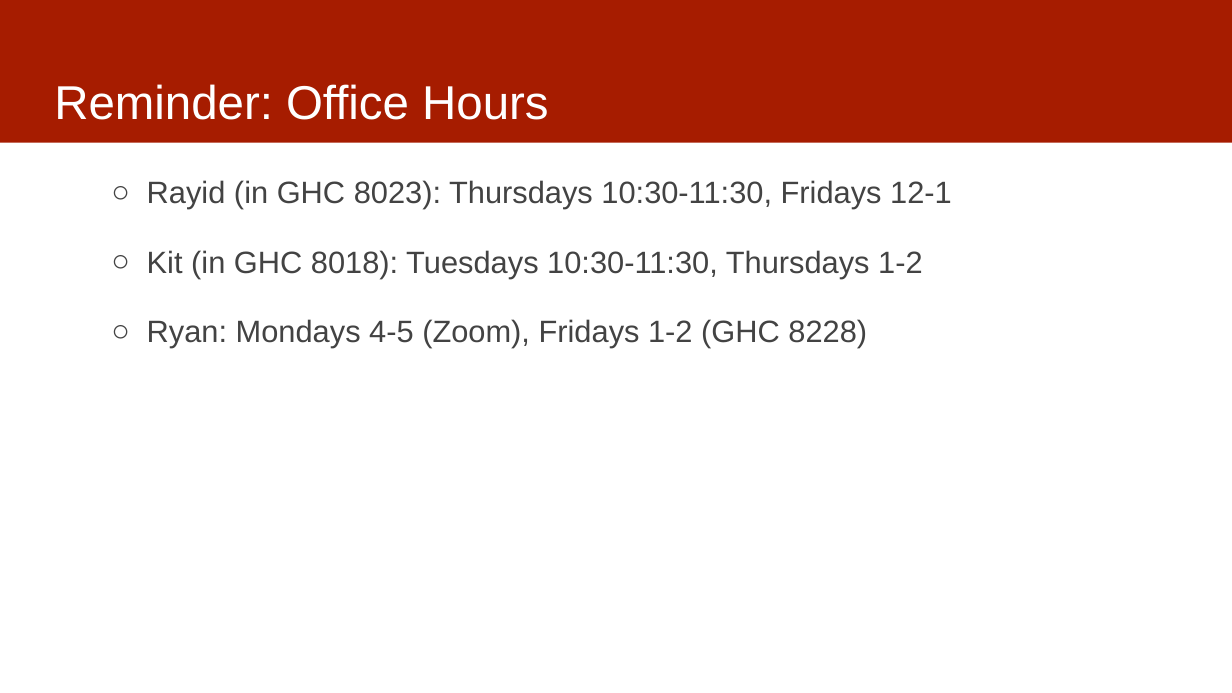
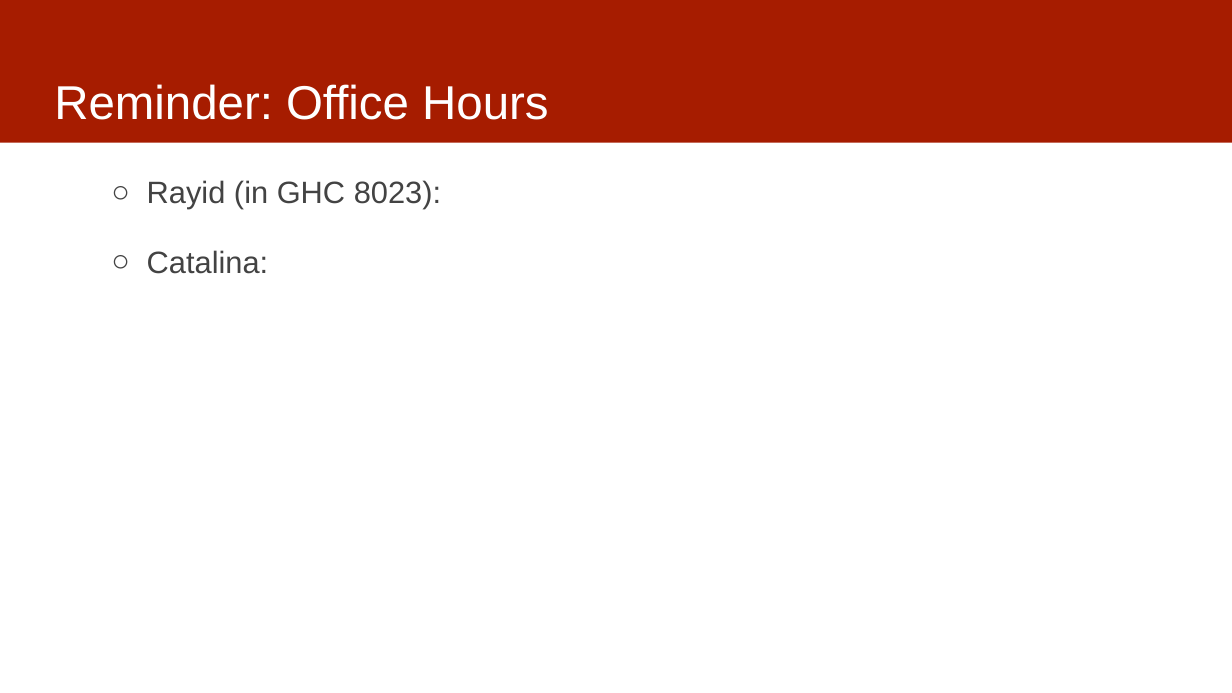
Before and after one commit to dssg/mlforpublicpolicylab, a slide deck: slide 4 of Lectures/06-data-exploration.pptx. Drawn at 1232x693 pixels with LibreOffice and Linux fonts; fonts in the diff are those of the drawing. Boxes give left, top, right and bottom in pixels: in the first picture for what was removed or moved away, otherwise in the second. Text is boxed around its words. In the diff, an @@ line names an element or a change of style, - is before the commit and + after.

```diff
--- a/Lectures/06-data-exploration.pptx
+++ b/Lectures/06-data-exploration.pptx
@@ text at box(147, 180, 441, 274): text changed @@
-  ○ Rayid (in GHC 8023): Thursdays 10:30-11:30, Fridays 12-1
-  ○ Kit (in GHC 8018): Tuesdays 10:30-11:30, Thursdays 1-2
-  ○ Ryan: Mondays 4-5 (Zoom), Fridays 1-2 (GHC 8228)
+  ○ Rayid (in GHC 8023):
+  ○ Catalina:
```
Also in this commit, not shown: 3 other slides changed, 1 other file.
